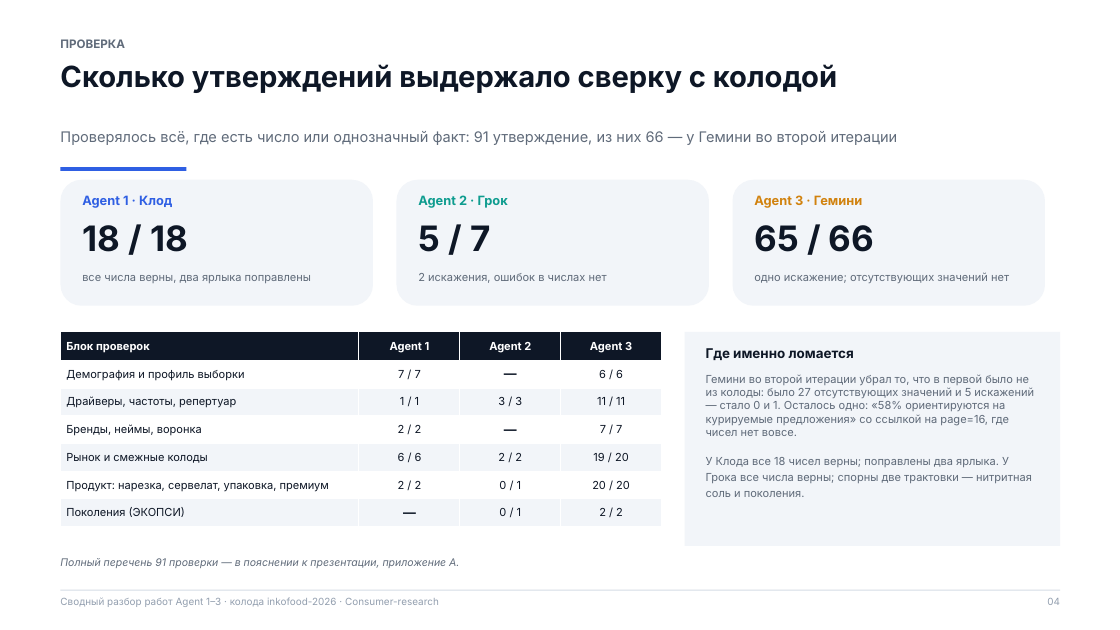
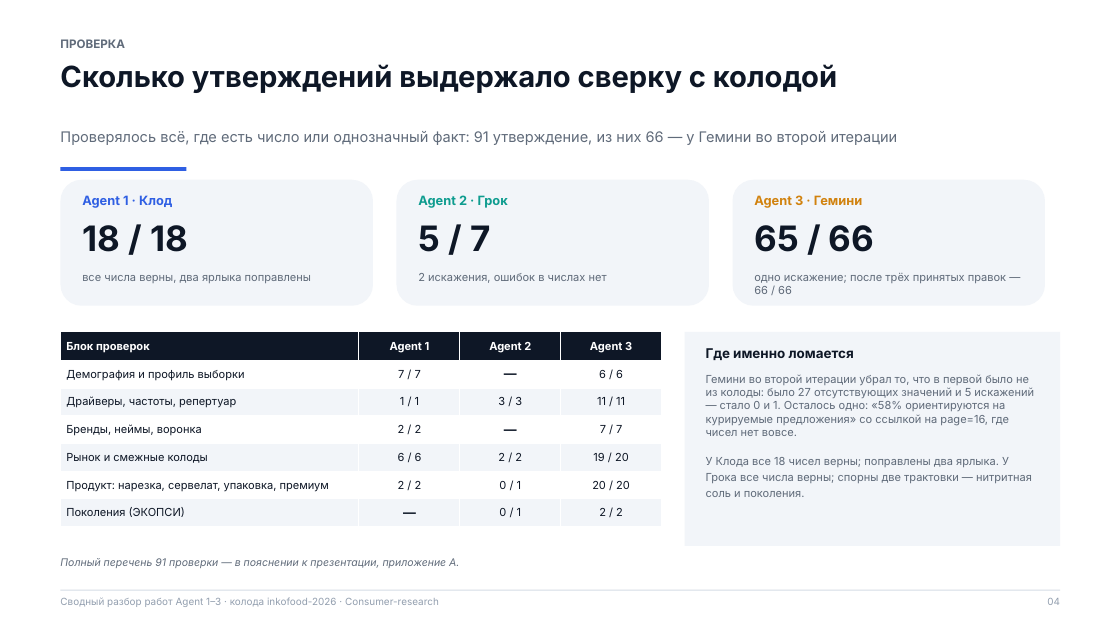
Before and after one commit to Osmosy/Consumer-research, a slide deck: slide 4 of reviews/2026-10-25-inkofood/summary/Inkofood_tri_agent_synthesis_2026.pptx. Drawn at 1120x630 pixels with LibreOffice and Linux fonts; fonts in the diff are those of the drawing. Boxes give left, top, right and bottom in pixels: in the first picture for what was removed or moved away, otherwise in the second. Text is boxed around its words. In the diff, an @@ line names an element or a change of style, - is before the commit and + after.

```diff
--- a/reviews/2026-10-25-inkofood/summary/Inkofood_tri_agent_synthesis_2026.pptx
+++ b/reviews/2026-10-25-inkofood/summary/Inkofood_tri_agent_synthesis_2026.pptx
@@ text at (754,273,1006,294): text changed @@
-одно искажение; отсутствующих значений нет
+одно искажение; после трёх принятых правок — 66 / 66
```
Also in this commit, not shown: 2 other files.
